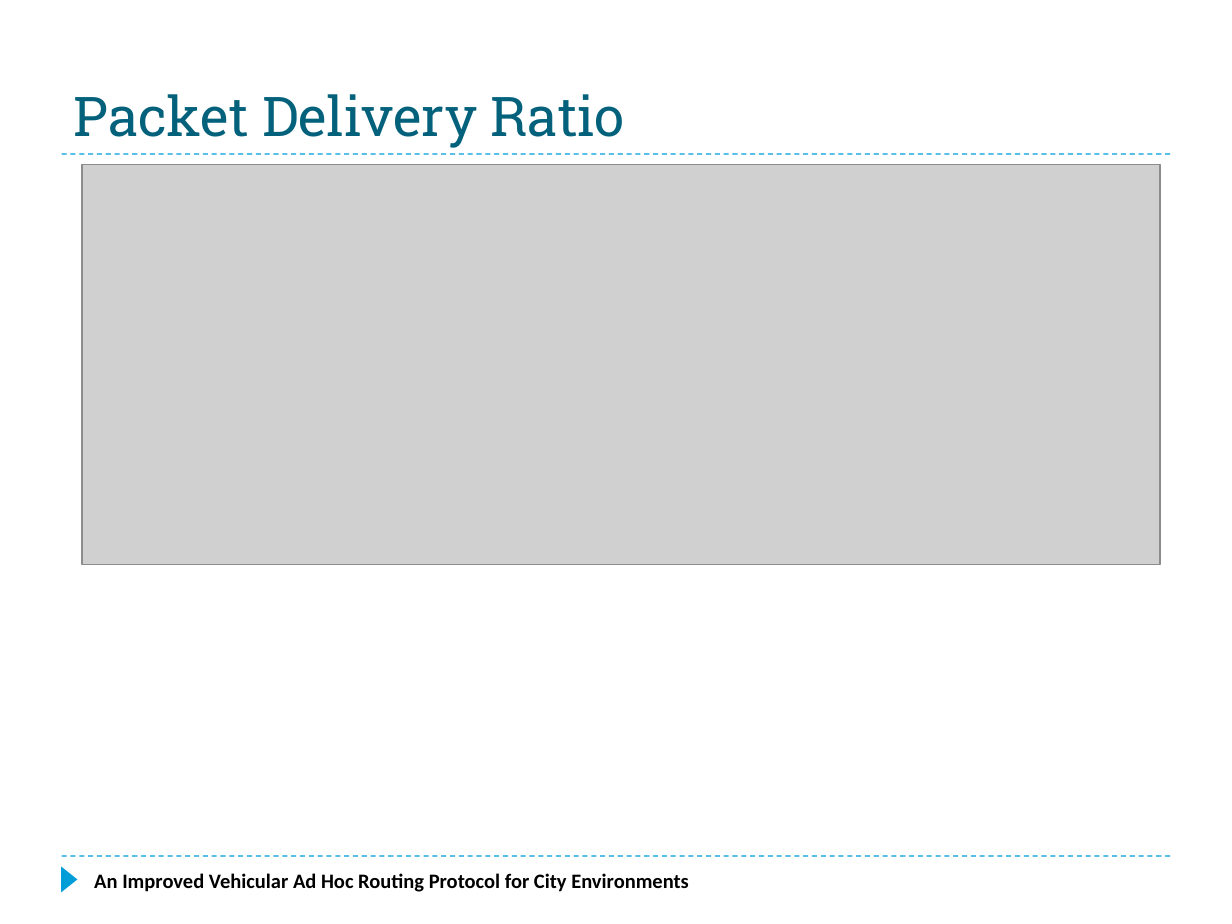
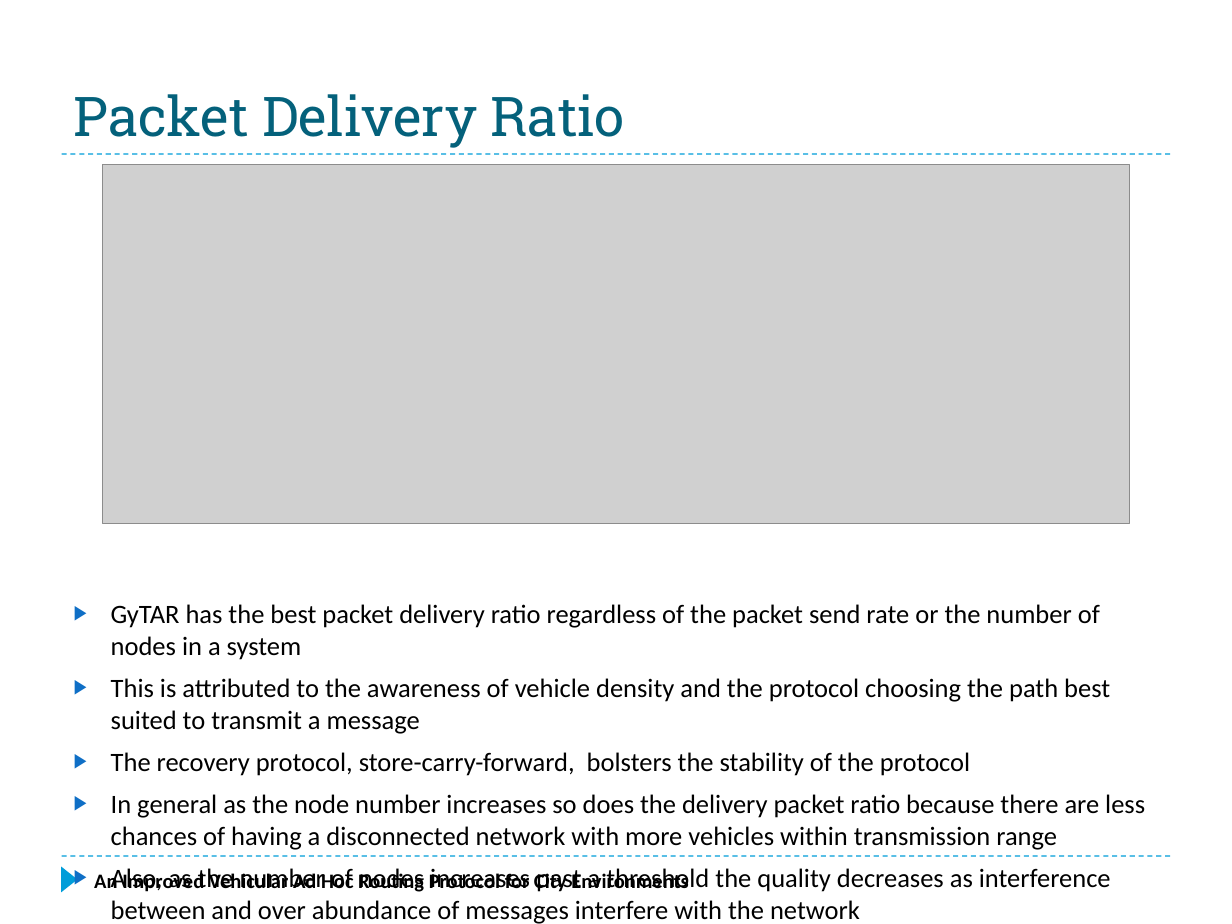
Before and after one commit to f33losopher/EEMaster_VANET, a slide deck: slide 74 of VANET_Felix.pptx. Drawn at 1232x924 pixels with LibreOffice and Linux fonts; fonts in the diff are those of the drawing; grey boxes stand for pictures. Boxes give left, top, right and bottom in pixels: in the first picture for what was removed or moved away, otherwise in the second. Text is boxed around its words. In the diff, an @@ line names an element or a change of style, - is before the commit and + after.

```diff
--- a/VANET_Felix.pptx
+++ b/VANET_Felix.pptx
@@ picture: place and size @@
-picture at box(83, 164, 1161, 564)
+picture at box(102, 164, 1129, 524)
@@ text added at box(111, 604, 1145, 924), 15.5 pt, text #000000 @@
+▶ GyTAR has the best packet delivery ratio regardless of the packet send rate or the number of nodes in a system
+▶ This is attributed to the awareness of vehicle density and the protocol choosing the path best suited to transmit a message
+▶ The recovery protocol, store-carry-forward, bolsters the stability of the protocol
+▶ In general as the node number increases so does the delivery packet ratio because there are less chances of having a disconnected network with more vehicles within transmission range
+▶ Also, as the number of nodes increases past a threshold the quality decreases as interference between and over abundance of messages interfere with the network
```
Also in this commit, not shown: 3 slides added, 1 other file.
